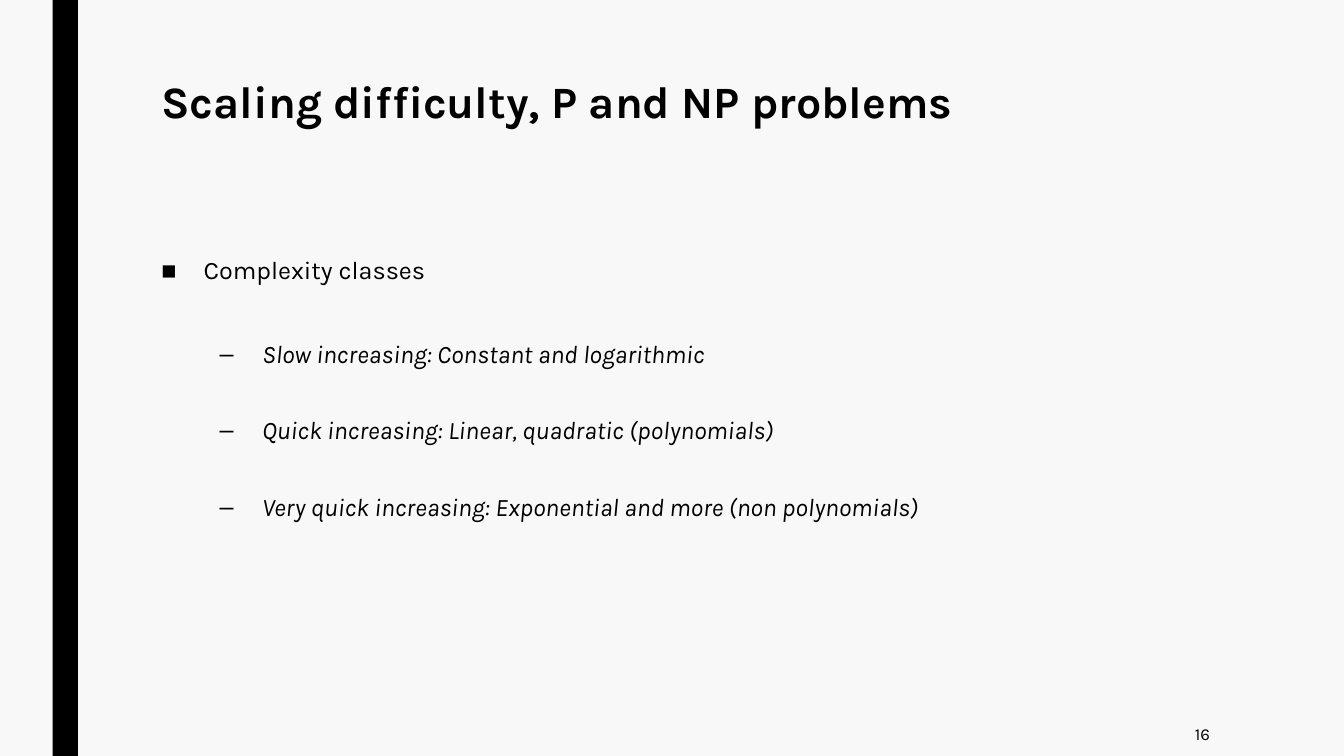
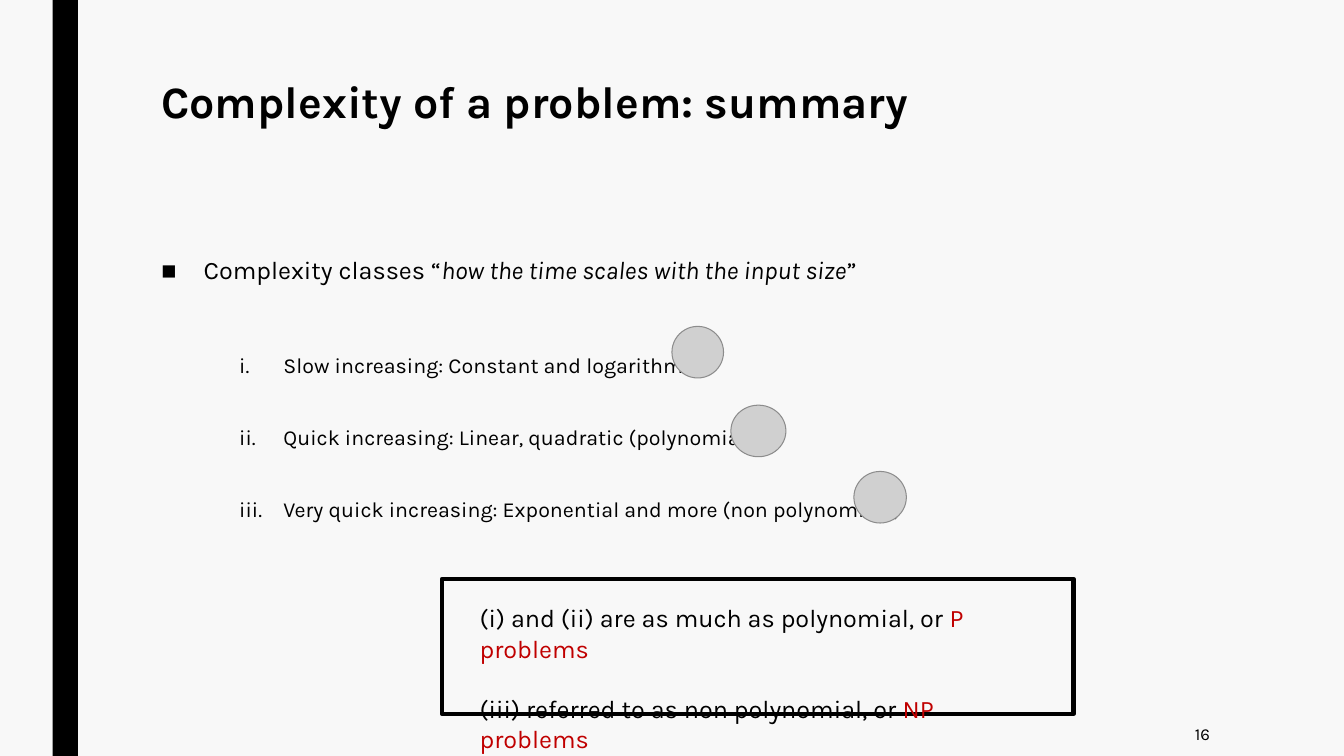
Before and after one commit to jurtasun/presentations, a slide deck: slide 15 of 202306_LMS_Complexity/230619_LMS_Complexity.ppt. Drawn at 1344x756 pixels with LibreOffice and Linux fonts; fonts in the diff are those of the drawing; grey boxes stand for pictures. Boxes give left, top, right and bottom in pixels: in the first picture for what was removed or moved away, otherwise in the second. Text is boxed around its words. In the diff, an @@ line names an element or a change of style, - is before the commit and + after.

```diff
--- a/202306_LMS_Complexity/230619_LMS_Complexity.ppt
+++ b/202306_LMS_Complexity/230619_LMS_Complexity.ppt
@@ title at [161,86,908,130]: text changed @@
-Scaling difficulty, P and NP problems
+Complexity of a problem: summary
@@ text added at [204,261,856,285], 18 pt, text #000000, italic @@
+■ Complexity classes “how the time scales with the input size”
@@ text "Slow increasing: Constant and logarithmic": place and size @@
-text "Slow increasing: Constant and logarithmic" at [204,261,918,522]
+text "Slow increasing: Constant and logarithmic" at [283,354,901,523]
@@ text "Slow increasing: Constant and logarithmic" at [283,354,901,523]: size 18 to 15.3 pt, italic off; bullet – to i.; list level 2 to 1 in "Slow increasing: Constant and logarithmic"; line spacing 0.94 to 0.74; list level 2 to 1 in "Quick increasing: Linear, quadratic (polynomials)"; list level 2 to 1 in "Very quick increasing: Exponential and ..." @@
@@ picture added at [673,327,724,378] @@
@@ picture added at [731,405,786,457] @@
@@ picture added at [854,472,906,523] @@
@@ rectangle added at [442,579,1074,714], outline #000000 3 pt @@
@@ text added at [480,609,964,754], 18 pt, text #000000 @@
+(i) and (ii) are as much as polynomial, or P problems
+(iii) referred to as non polynomial, or NP problems
```
Also in this commit, not shown: 7 other slides changed, 1 slide removed, 4 other files.
